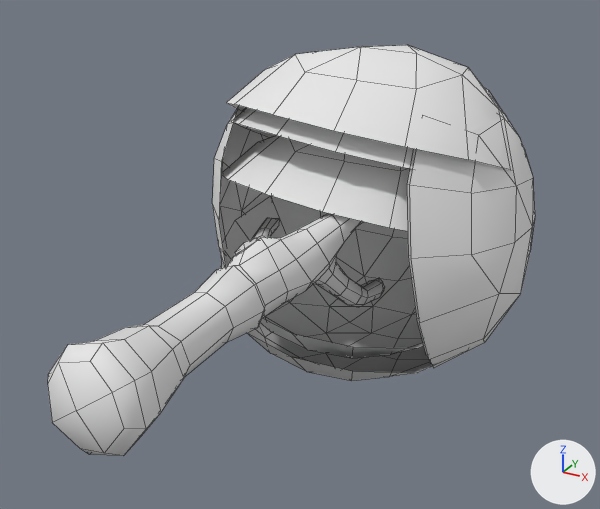
An edit to the FBX model gameBlender2020/assets/FBX/tree01.fbx, drawn before and after from the same camera.
Before and after are seen from a camera (50 mm lens) standing at (2.24, -2.18, 1.96) and looking at (0.0, 1.91, -0.08). The axes (+X, +Y, +Z) are drawn at lower right. The lights are the same throughout. Mesh edges are drawn as thin lines.

Objects in the first picture: 'tree01'.
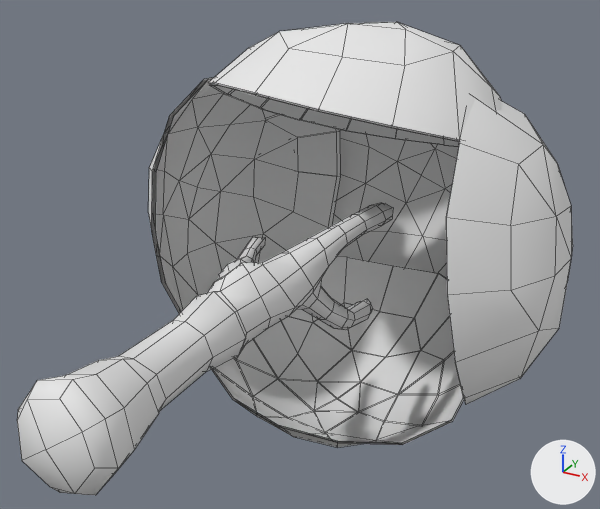
Boxes (x1, y1, x2, y2) around the edits, measured in the pictures (600 x 509 px; the box of a moved part takes in the faces that stretch with it):
'tree01', reshaped (14% wider, 15% taller): before (48, 45, 535, 456); after (17, 22, 573, 495)
part 1 of me_cube_012, moved or reshaped: before (48, 213, 385, 456); after (17, 203, 393, 495)
part 2 of me_cube_012, moved or reshaped: before (247, 323, 443, 381); after (211, 257, 464, 447)
part 3 of me_cube_012, moved or reshaped (not visible before): after (332, 130, 458, 278)
part 4 of me_cube_012, moved or reshaped: before (410, 89, 535, 368); after (446, 99, 573, 404)
part 5 of me_cube_012, moved or reshaped: before (226, 45, 511, 170); after (209, 22, 501, 140)
part 6 of me_cube_012, moved or reshaped: before (212, 106, 271, 267); after (148, 77, 214, 314)
part 7 of me_cube_012, moved or reshaped: before (221, 196, 424, 358); after (213, 257, 463, 443)
part 8 of me_cube_012, moved or reshaped: before (221, 135, 410, 231); after (210, 83, 460, 147)
part 9 of me_cube_012, moved or reshaped: before (407, 149, 431, 363); after (446, 142, 460, 253)
part 10 of me_cube_012, moved or reshaped: before (231, 108, 413, 169); after (212, 85, 444, 145)
part 11 of me_cube_012, added: after (152, 79, 340, 312)

Diff of the bpy script that builds the scene:
```diff
--- a/gameBlender2020/assets/FBX/tree01.fbx.py
+++ b/gameBlender2020/assets/FBX/tree01.fbx.py
@@ me_cube_012 @@
 me_cube_012.from_pydata(...)  # 663 vertices, 688 faces; spans x -1.08..1.21, y -0.04..3.71, z -1.29..1.1
 # used by ob_tree01; location = (0.0, 0.0, 0.0)
+# me_cube_012 part 1: the loose piece of 258 vertices spanning x -0.55..0.44, y -0.04..2.57, z -0.55..0.3 is moved by (0.0, -0.19, -0.07)
+# me_cube_012 part 2: the loose piece of 45 vertices spanning x -1.07..0.99, y 1.89..3.64, z -1.29..-0.29 is moved by (0.0, -0.19, -0.42)
+# me_cube_012 part 3: the loose piece of 45 vertices spanning x -0.96..0.97, y 3.08..3.7, z -1.12..0.86 is moved by (0.0, 0.22, -0.07)
+# me_cube_012 part 4: the loose piece of 45 vertices spanning x 0.35..1.21, y 1.8..3.62, z -0.99..1.01 is moved by (0.29, -0.19, -0.07)
+# me_cube_012 part 5: the loose piece of 45 vertices spanning x -0.82..1.08, y 1.84..3.57, z 0.14..1.1 is moved by (0.0, -0.19, 0.16)
+# me_cube_012 part 6: the loose piece of 45 vertices spanning x -1.08..-0.13, y 1.95..3.71, z -1.11..0.92 is moved by (-0.4, -0.19, -0.07)
+# me_cube_012 part 7: the loose piece of 45 vertices spanning x -1.06..0.98, y 1.9..3.63, z -1.12..-0.12 is moved by (0.0, -0.19, -0.58)
+# me_cube_012 part 8: the loose piece of 45 vertices spanning x -0.85..1.02, y 1.8..3.5, z -0.32..0.62 is moved by (0.04, -0.14, 0.62)
+# me_cube_012 part 9: the loose piece of 45 vertices spanning x 0.33..1.18, y 1.83..3.61, z -0.97..0.99 is moved by (0.3, -0.19, -0.07)
+# me_cube_012 part 10: the loose piece of 45 vertices spanning x -0.8..1.05, y 1.86..3.55, z 0.03..0.96 is moved by (0.0, -0.19, 0.27)
+# me_cube_012 part 11: the loose piece of 45 vertices spanning x -1.08..-0.13, y 1.95..3.71, z -1.11..0.92 is copied, and the copy is moved by (-0.37, -0.19, -0.07); it spans x -1.45..-0.5, y 1.76..3.52, z -1.19..0.85
 me_cube_012.materials.append(mat_tree01)
```
